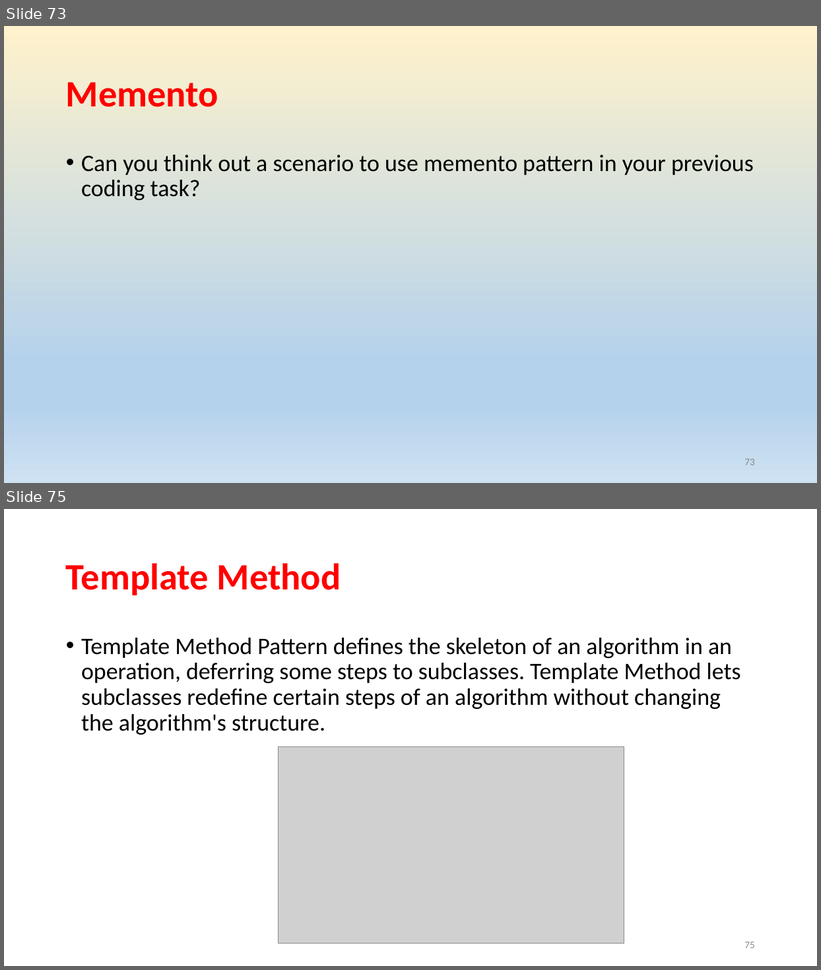
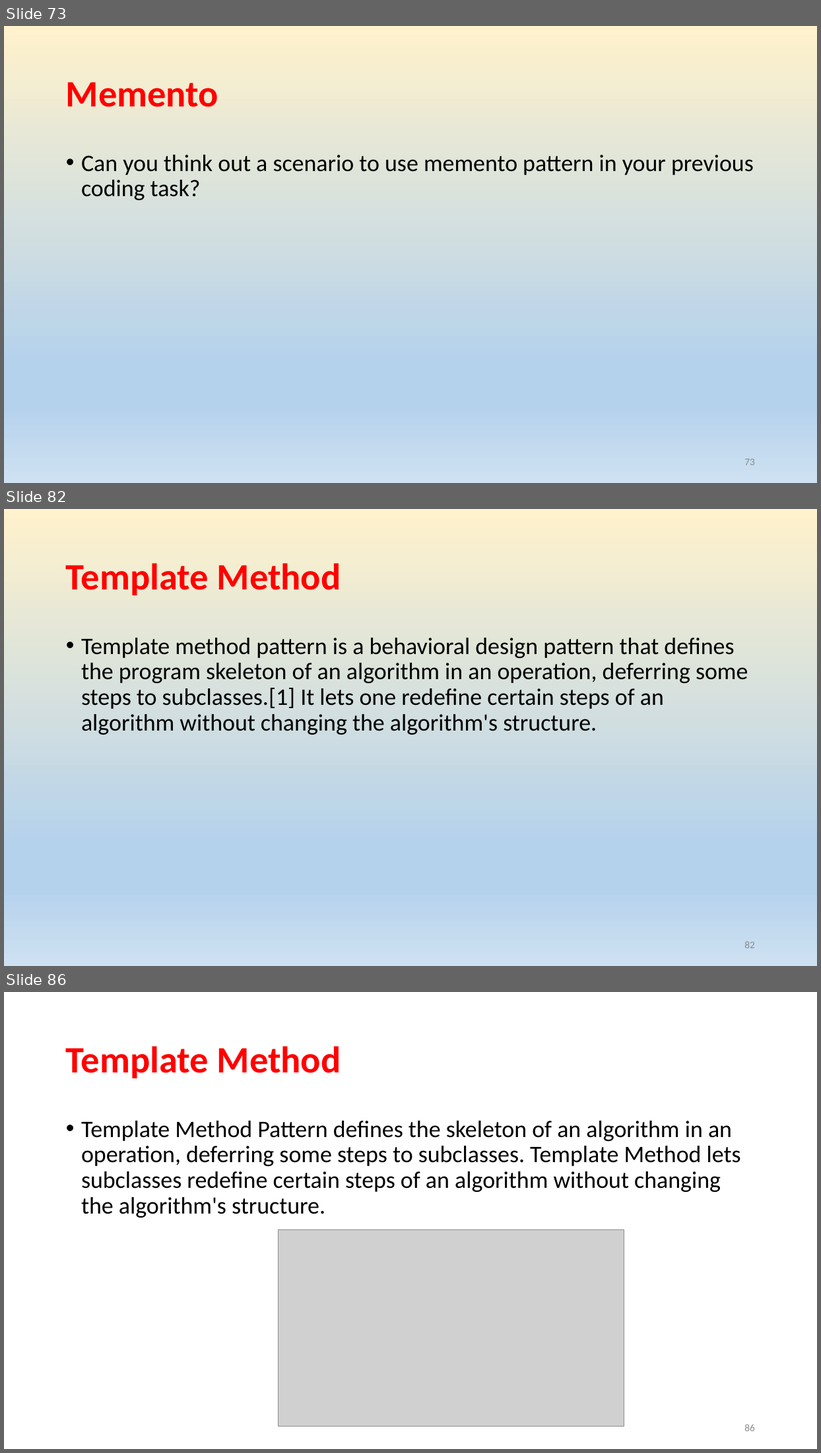
Before and after one commit to rainyheart/bjc-protoss-design_patten-demo, a slide deck: ppt/Design Patterns.pptx. Shown one above the other, each under a label of ours: slides 73 and 75 before the commit, slides 73, 82 and 86 after it; the slides between them are not shown. The pictures are 821x970 and 821x1453 pixels, drawn with LibreOffice and Linux fonts; fonts in the diff are those of the drawing; grey boxes stand for pictures. Boxes give left, top, right and bottom in pixels: in the first picture for what was removed or moved away, otherwise in the second. Text is boxed around its words. In the diff, an @@ line names an element or a change of style, - is before the commit and + after.

```diff
--- a/ppt/Design Patterns.pptx
+++ b/ppt/Design Patterns.pptx
@@ slide 82 added at box(4, 509, 817, 966), background gradient #FFF2CC to #B5D2EC to #CEE1F2 @@
@@ title added at box(66, 563, 341, 595), 44 pt, text #FF0000, bold @@
+Template Method
@@ text added at box(81, 638, 748, 735), 28 pt, text #000000 @@
+• Template method pattern is a behavioral design pattern that defines the program skeleton of an algorithm in an operation, deferring some steps to subclasses.[1] It lets one redefine certain steps of an algorithm without changing the algorithm's structure.
@@ page number added at box(745, 941, 755, 949), 12 pt, text #8C8C8C @@
+82
@@ what was slide 75 is now slide 86 @@
@@ page number at box(745, 1424, 755, 1432): text changed @@
-75
+86
```
Also in this commit, not shown: 1 slide changed, 10 other slides added, 3 other files.
